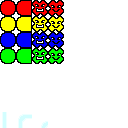
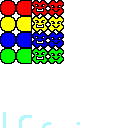
Comparing the layer stacks of the two 128x128 images. Changes:
painted on "Background" over [2, 112, 52, 128]
